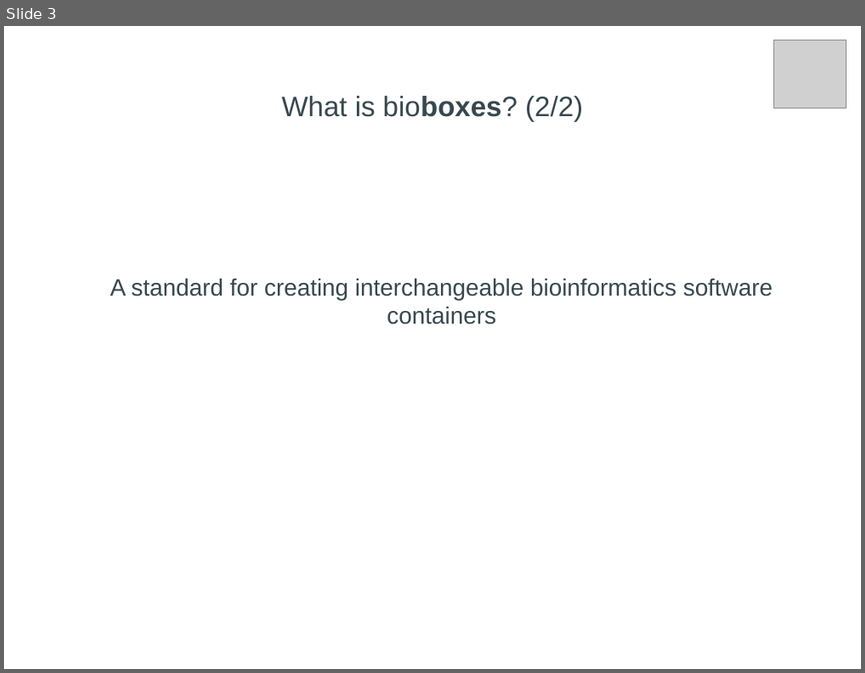
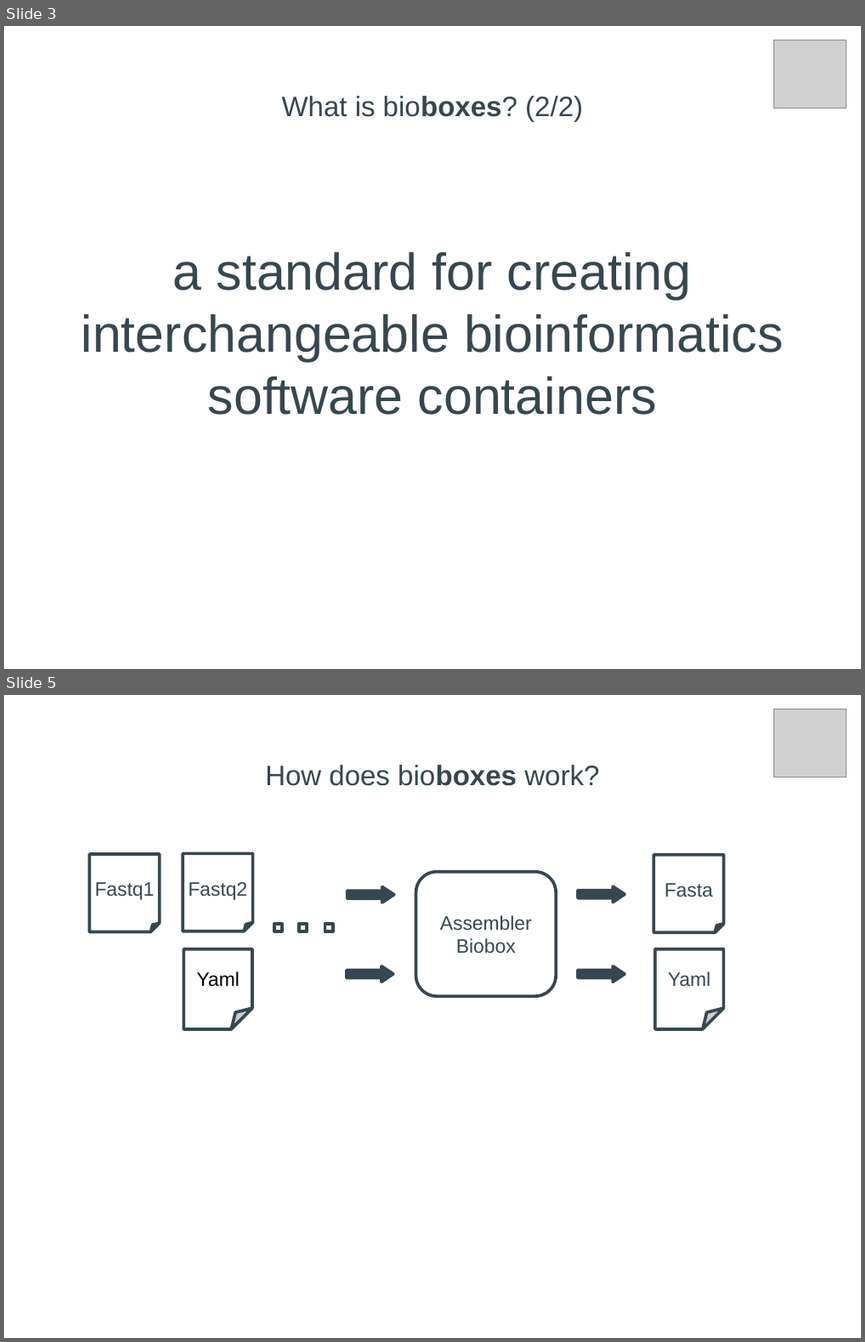
Before and after one commit to bioboxes/abstracts, a slide deck: abstracts/bosc_2015/talk.odp. Shown one above the other, each under a label of ours: slide 3 before the commit, slides 3 and 5 after it; the slides between them are not shown. The pictures are 865x673 and 865x1342 pixels, drawn with LibreOffice and Linux fonts; fonts in the diff are those of the drawing; grey boxes stand for pictures. Boxes give left, top, right and bottom in pixels: in the first picture for what was removed or moved away, otherwise in the second. Text is boxed around its words. In the diff, an @@ line names an element or a change of style, - is before the commit and + after.

```diff
--- a/abstracts/bosc_2015/talk.odp
+++ b/abstracts/bosc_2015/talk.odp
@@ slide 5 added at bbox=[4, 695, 861, 1338], background #FFFFFF @@
@@ picture added at bbox=[774, 709, 846, 777] @@
@@ title added at bbox=[265, 765, 599, 786], 26 pt, text #37474F @@
+How does bioboxes work?
@@ folded corner added at bbox=[90, 855, 160, 932], fill #FFFFFF, outline #37474F 2.89 pt, 18 pt, text #37474F @@
+Fastq1
@@ folded corner added at bbox=[182, 854, 253, 931], fill #FFFFFF, outline #37474F 2.89 pt, 18 pt, text #37474F @@
+Fastq2
@@ rounded rectangle added at bbox=[416, 872, 556, 996], fill #FFFFFF, outline #37474F 2.89 pt, 18 pt, text #37474F @@
+Assembler
+Biobox
@@ folded corner added at bbox=[654, 855, 724, 932], fill #FFFFFF, outline #37474F 2.89 pt, 18 pt, text #37474F @@
+Fasta
@@ right arrow added at bbox=[347, 887, 394, 902], fill #37474F, outline #37474F 2.89 pt @@
@@ right arrow added at bbox=[578, 886, 624, 902], fill #37474F, outline #37474F 2.89 pt @@
@@ rectangle added at bbox=[274, 924, 282, 931], fill #FFFFFF, outline #37474F 2.89 pt @@
@@ rectangle added at bbox=[300, 924, 307, 931], fill #FFFFFF, outline #37474F 2.89 pt @@
@@ rectangle added at bbox=[325, 924, 333, 931], fill #FFFFFF, outline #37474F 2.89 pt @@
@@ folded corner added at bbox=[183, 949, 252, 1029], fill #FFFFFF, outline #37474F 2.89 pt, 18 pt, text #000000 @@
+Yaml
@@ folded corner added at bbox=[656, 949, 724, 1029], fill #FFFFFF, outline #37474F 2.89 pt, 18 pt, text #37474F @@
+Yaml
@@ right arrow added at bbox=[347, 966, 393, 982], fill #37474F, outline #37474F 2.89 pt @@
@@ right arrow added at bbox=[578, 966, 624, 982], fill #37474F, outline #37474F 2.89 pt @@
@@ rectangle added at bbox=[449, 1027, 527, 1095], fill #FFFFFF, outline #FFFFFF 0 pt @@
@@ slide 3 changed as well @@
@@ subtitle at bbox=[81, 252, 783, 414]: text changed; size 22 to 48 pt @@
-A standard for creating interchangeable bioinformatics software containers
+a standard for creating interchangeable bioinformatics software containers
```
Also in this commit, not shown: 5 other slides changed, 1 other slide added, 1 slide removed, 1 other file.
